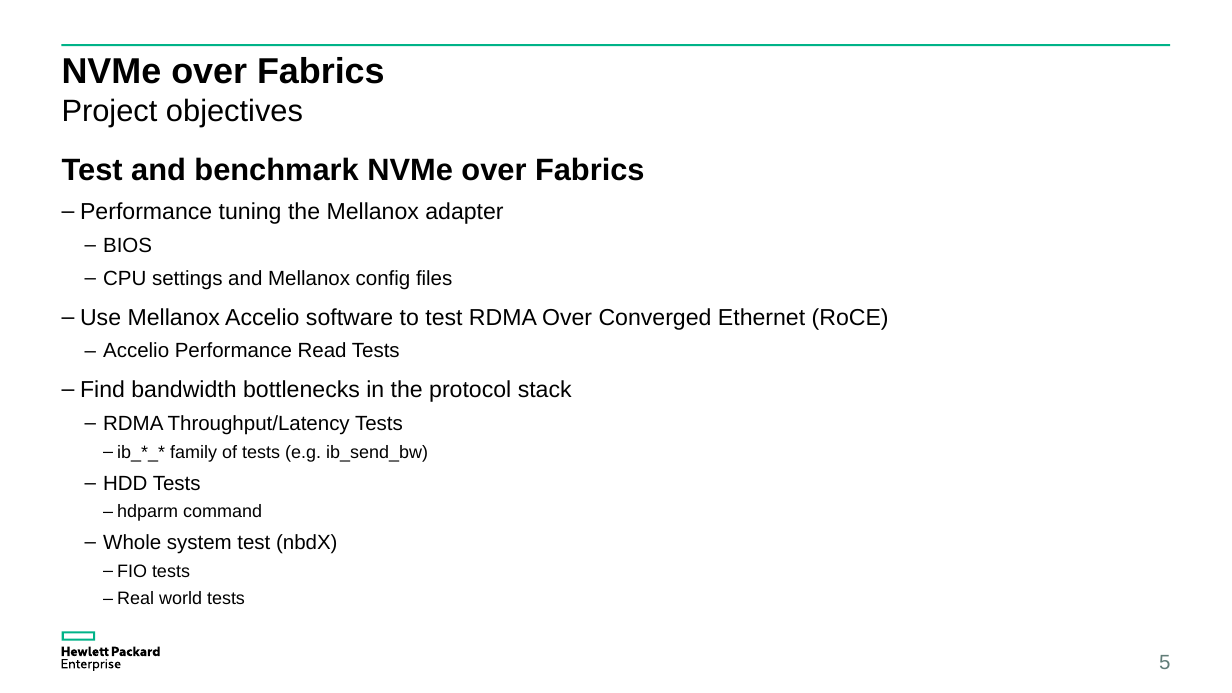
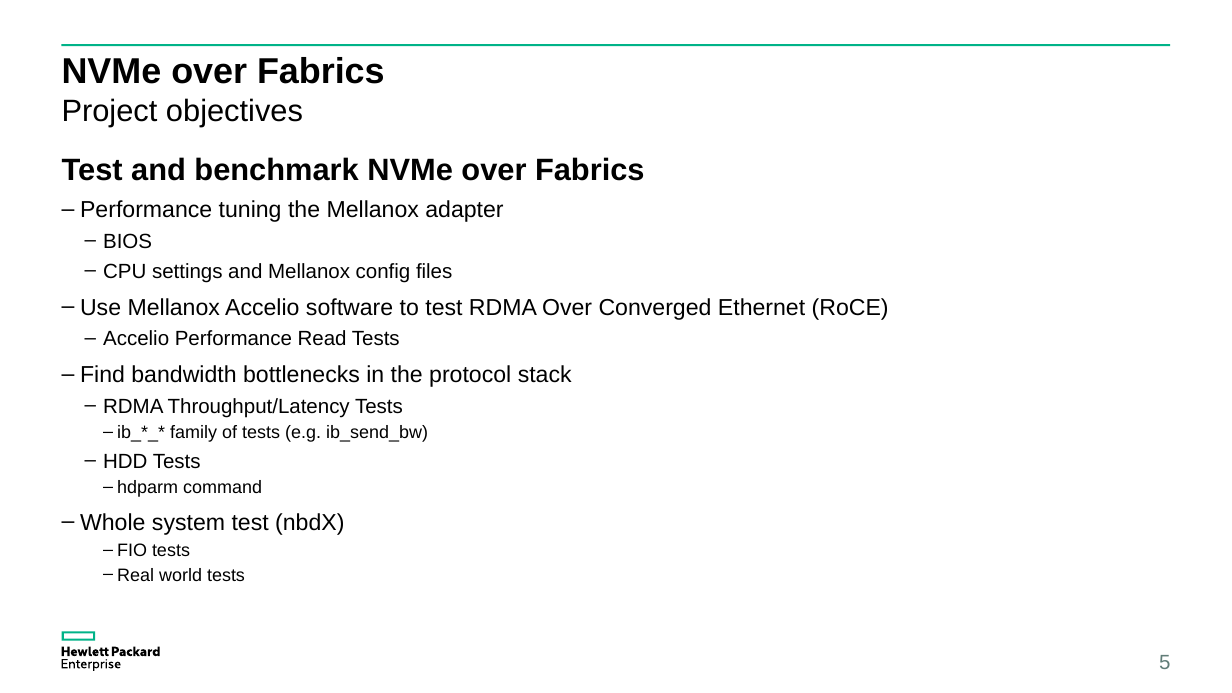
Before and after one commit to coy-humphrey/nvme-hpe, a slide deck: slide 5 of deliverables/HPE Presentation.pptx. Drawn at 1232x693 pixels with LibreOffice and Linux fonts; fonts in the diff are those of the drawing. Boxes give left, top, right and bottom in pixels: in the first picture for what was removed or moved away, otherwise in the second. Text is boxed around its words. In the diff, an @@ line names an element or a change of style, - is before the commit and + after.

```diff
--- a/deliverables/HPE Presentation.pptx
+++ b/deliverables/HPE Presentation.pptx
@@ text "Performance tuning the Mellanox adapter" at [80,200,889,581]: size 16 to 18 pt in "Whole system test (nbdX)"; line spacing 0.9 to 0.8; list level 2 to 1 in "Whole system test (nbdX)" @@
```
Also in this commit, not shown: 2 other slides changed.
